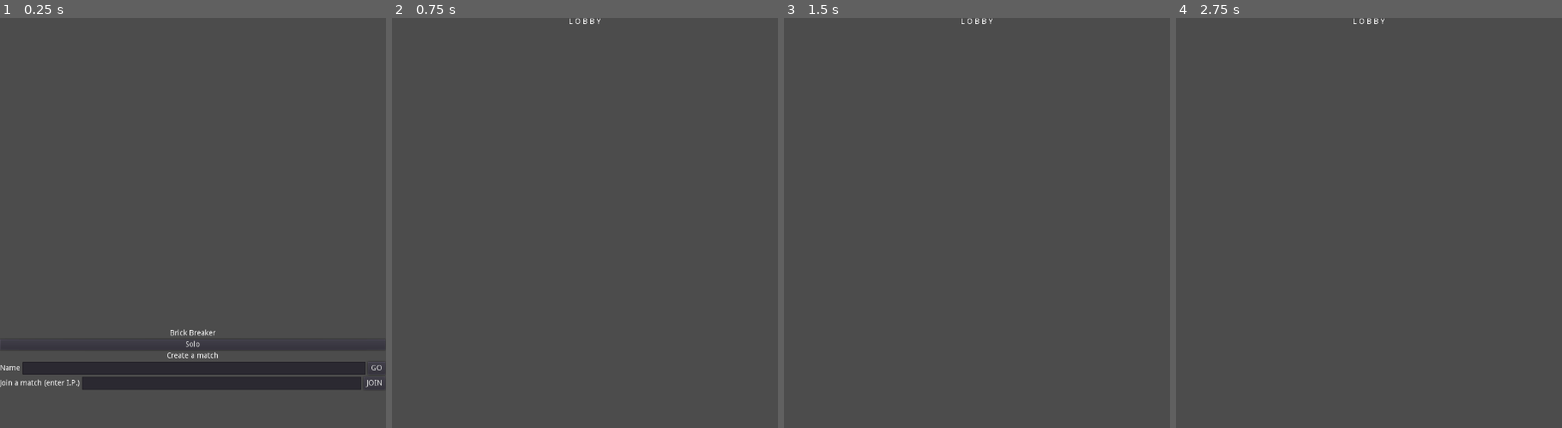
Above: before the commit, frames 1-4 (left to right).
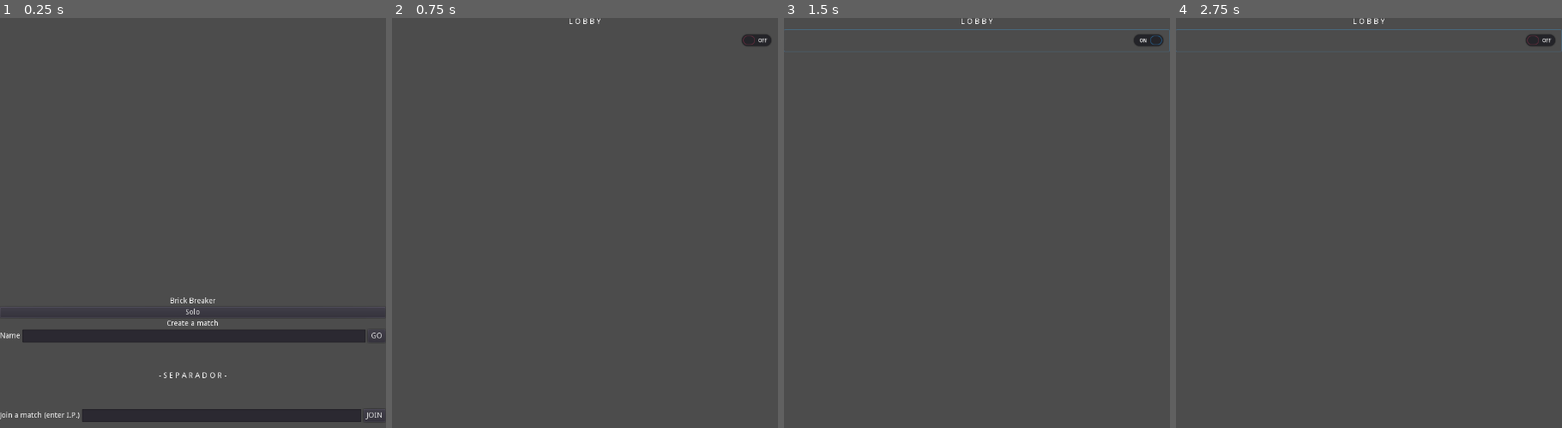
Above: after the commit, the same moments.

Repository: algch/bricks
Game: Godot game, scene res://menus/mainMenu.tscn
The game is run twice, just before and just after one commit, with the same random seed, the same clock (stepped at 60 frames per second) and the same inputs.
Inputs (mouse positions are in pixels of both pictures, inside the frame that each line leads up to):
- Up to frame 1 (0.25 s): no input
- Up to frame 2 (0.75 s): click "JOIN" at 0.5 s
- Up to frame 3 (1.5 s): click (977, 42) at 1.27 s
- Up to frame 4 (2.75 s): click (1369, 42) at 2.02 s

The runs differ from the first frame. In frame 1, 10% of the frame differs, in the area x 0-100%, y 68-99%; in frame 2, 0.2%; in frame 3, 0.4%; in frame 4, 0.4%.

Commit message:
turns mechanics

Diff:
--- a/brick/brick.gd
+++ b/brick/brick.gd
@@ -1,5 +1,34 @@
-extends StaticBody2D
+extends KinematicBody2D
 
+const X_SIZE = 80
+const Y_SIZE = 80
+const SPEED = 200
 
-func handleWeaponCollision():
+var move_dir = Vector2(1, 0)
+
+func drawBrick():
+	var brick = Rect2(
+		Vector2(-X_SIZE/2, -Y_SIZE/2),
+		Vector2(X_SIZE, Y_SIZE)
+	)
+	var color = Color(1, 0, 0.8, 0.7)
+	draw_rect(brick, color)
+
+func _draw():
+	drawBrick()
+
+func handleWeaponCollision(collider):
+	collider.rpc('destroy')
 	queue_free()
+
+remote func updateBrickPos(pos):
+	position = pos
+
+func _physics_process(delta):
+	var motion = move_dir * SPEED * delta
+	var collision = move_and_collide(motion)
+	if collision:
+		move_dir *= -1
+	if get_tree().is_network_server():
+		# update using a timer or on every collision maybe?
+		rpc_unreliable('updateBrickPos', position)
--- a/brick/brick.tscn
+++ b/brick/brick.tscn
@@ -1,12 +1,11 @@
-[gd_scene load_steps=4 format=2]
+[gd_scene load_steps=3 format=2]
 
-[ext_resource path="res://brick/sprites/Planta_Puntos0001.png" type="Texture" id=1]
 [ext_resource path="res://brick/brick.gd" type="Script" id=2]
 
 [sub_resource type="RectangleShape2D" id=1]
 extents = Vector2( 40, 40 )
 
-[node name="brick" type="StaticBody2D" groups=[
+[node name="brick" type="KinematicBody2D" groups=[
 "collisionable",
 ]]
 script = ExtResource( 2 )
@@ -17,4 +16,3 @@
 [node name="Sprite" type="Sprite" parent="."]
 position = Vector2( 0.472972, -0.181455 )
 scale = Vector2( 0.5987, 0.597566 )
-texture = ExtResource( 1 )
--- /dev/null
+++ b/brick/brickSpawner.gd
@@ -0,0 +1,30 @@
+extends Position2D
+
+var brick_class = preload('res://brick/brick.tscn')
+var BRICK_X_SIZE
+var BRICK_Y_SIZE
+const BRICK_SPACE = 10
+onready var arena = get_node('/root/arena/')
+
+func _ready():
+	var brick = brick_class.instance()
+	BRICK_X_SIZE = brick.X_SIZE
+	BRICK_Y_SIZE = brick.Y_SIZE
+
+func spawnBricks():
+	var player_brick = brick_class.instance()
+	var opponent_brick = brick_class.instance()
+
+	var player_brick_pos = Vector2(
+		360,
+		position.y + BRICK_Y_SIZE + BRICK_Y_SIZE/2 + BRICK_Y_SIZE * len(arena.player_bricks)
+	)
+	player_brick.set_position(player_brick_pos)
+	arena.add_child(player_brick)
+
+	var opponent_brick_pos = Vector2(
+		360,
+		position.y - (BRICK_Y_SIZE + BRICK_Y_SIZE/2 + BRICK_Y_SIZE * len(arena.opponent_bricks))
+	)
+	opponent_brick.set_position(opponent_brick_pos)
+	arena.add_child(opponent_brick)
--- /dev/null
+++ b/brick/brickSpawner.tscn
@@ -0,0 +1,6 @@
+[gd_scene load_steps=2 format=2]
+
+[ext_resource path="res://brick/brickSpawner.gd" type="Script" id=1]
+
+[node name="brickSpawner" type="Position2D"]
+script = ExtResource( 1 )
--- a/menus/lobby.gd
+++ b/menus/lobby.gd
@@ -1,4 +1,6 @@
 extends Control
+
+var arena_class = preload('res://scenarios/arena.tscn')
 
 const DEFAULT_IP = '127.0.0.1'
 const DEFAULT_PORT = 31400
@@ -6,6 +8,11 @@
 
 var ip_address
 var start_server
+
+var server_id = 1
+var client_id
+
+var ready_players = {}
 
 func init(ip, server):
 	ip_address = ip
@@ -23,6 +30,17 @@
 	var peer = NetworkedMultiplayerENet.new()
 	peer.create_server(DEFAULT_PORT, MAX_PLAYERS)
 	get_tree().set_network_peer(peer)
+	ready_players[1] = false
+
+func _on_player_connected(player_id):
+	ready_players[player_id] = false
+	client_id = player_id
+	print('[' + str(player_id) + '] joined the game')
+	rpc('setReadyPlayers', ready_players)
+
+func _on_player_disconnected(player_id):
+	ready_players.erase(player_id)
+	print('[' + str(player_id) + '] left the game')
 
 func connectToServer():
 	get_tree().connect('connected_to_server', self, '_connected_to_server')
@@ -32,9 +50,35 @@
 	get_tree().set_network_peer(peer)
 
 func _connected_to_server(): # on client when connected to server
-	var local_player_id = get_tree().get_network_unique_id()
-	rpc_id(1, 'requestGameState', local_player_id)
+	client_id = get_tree().get_network_unique_id()
+	print('connected')
 
-func startMatch():
-	# instance players
-	get_tree().change_scene('res://scenarios/arena.tscn')
+func _on_ready_pressed():
+	var player_id = get_tree().get_network_unique_id()
+	var pressed = $VBoxContainer/ready.is_pressed()
+	rpc('setPlayerStatus', player_id, pressed)
+
+remote func setReadyPlayers(players):
+	ready_players = players
+
+remotesync func setPlayerStatus(player_id, ready):
+	print('setting player status')
+	ready_players[player_id] = ready
+	startMatchIfAllReady()
+
+func startMatchIfAllReady():
+	print('ready players ', ready_players)
+	if not ready_players:
+		return
+	for player_id in ready_players:
+		if not ready_players[player_id]:
+			return
+
+	var arena = arena_class.instance()
+	arena.init(server_id, client_id)
+
+	var root = get_node('/root/')
+	var lobby = root.get_node('lobby')
+	root.remove_child(lobby)
+	lobby.queue_free()
+	root.add_child(arena)
--- a/menus/lobby.tscn
+++ b/menus/lobby.tscn
@@ -27,3 +27,9 @@
 margin_top = 18.0
 margin_right = 719.0
 margin_bottom = 18.0
+
+[node name="ready" type="CheckButton" parent="VBoxContainer"]
+margin_top = 22.0
+margin_right = 719.0
+margin_bottom = 62.0
+[connection signal="pressed" from="VBoxContainer/ready" to="." method="_on_ready_pressed"]
--- a/menus/mainMenu.gd
+++ b/menus/mainMenu.gd
@@ -6,13 +6,13 @@
 var ip_address = ''
 
 
-func _on_soloButton_pressed():
+func _on_solo():
 	pass
 
-func _on_serverButton_pressed():
+func _on_createMatch():
 	self.createLobby(true)
 
-func _on_joinButton_pressed():
+func _on_join():
 	self.createLobby(false)
 
 func createLobby(server):
--- a/menus/mainMenu.tscn
+++ b/menus/mainMenu.tscn
@@ -19,29 +19,29 @@
 }
 
 [node name="Label" type="Label" parent="VBoxContainer"]
-margin_top = 580.0
+margin_top = 520.0
 margin_right = 719.0
-margin_bottom = 594.0
+margin_bottom = 534.0
 text = "Brick Breaker"
 align = 1
 
 [node name="soloButton" type="Button" parent="VBoxContainer"]
-margin_top = 598.0
+margin_top = 538.0
 margin_right = 719.0
-margin_bottom = 618.0
+margin_bottom = 558.0
 text = "Solo"
 
 [node name="Label2" type="Label" parent="VBoxContainer"]
-margin_top = 622.0
+margin_top = 562.0
 margin_right = 719.0
-margin_bottom = 636.0
+margin_bottom = 576.0
 text = "Create a match"
 align = 1
 
 [node name="HBoxContainer" type="HBoxContainer" parent="VBoxContainer"]
-margin_top = 640.0
+margin_top = 580.0
 margin_right = 719.0
-margin_bottom = 664.0
+margin_bottom = 604.0
 
 [node name="Label" type="Label" parent="VBoxContainer/HBoxContainer"]
 margin_top = 5.0
@@ -61,10 +61,23 @@
 margin_bottom = 24.0
 text = "GO"
 
+[node name="Label3" type="Label" parent="VBoxContainer"]
+margin_top = 608.0
+margin_right = 719.0
+margin_bottom = 724.0
+text = "
+
+
+- S E P A R A D O R -
+
+
+"
+align = 1
+
 [node name="HBoxContainer2" type="HBoxContainer" parent="VBoxContainer"]
-margin_top = 668.0
+margin_top = 728.0
 margin_right = 719.0
-margin_bottom = 692.0
+margin_bottom = 752.0
 
 [node name="Label" type="Label" parent="VBoxContainer/HBoxContainer2"]
 margin_top = 5.0
@@ -74,16 +87,17 @@
 
 [node name="ipAddress" type="LineEdit" parent="VBoxContainer/HBoxContainer2"]
 margin_left = 153.0
-margin_right = 674.0
+margin_right = 400.0
 margin_bottom = 24.0
 size_flags_horizontal = 3
 
 [node name="joinButton" type="Button" parent="VBoxContainer/HBoxContainer2"]
-margin_left = 678.0
-margin_right = 719.0
+margin_left = 500.0
+margin_right = 700.0
 margin_bottom = 24.0
 text = "JOIN"
-[connection signal="pressed" from="VBoxContainer/soloButton" to="." method="_on_soloButton_pressed"]
-[connection signal="pressed" from="VBoxContainer/HBoxContainer/serverButton" to="." method="_on_serverButton_pressed"]
+[connection signal="pressed" from="VBoxContainer/soloButton" to="." method="_on_solo"]
+[connection signal="pressed" from="VBoxContainer/HBoxContainer/serverButton" to="." method="_on_createMatch"]
 [connection signal="text_changed" from="VBoxContainer/HBoxContainer2/ipAddress" to="." method="_on_ipAddress_text_changed"]
-[connection signal="pressed" from="VBoxContainer/HBoxContainer2/joinButton" to="." method="_on_joinButton_pressed"]
+[connection signal="text_entered" from="VBoxContainer/HBoxContainer2/ipAddress" to="." method="_on_join"]
+[connection signal="pressed" from="VBoxContainer/HBoxContainer2/joinButton" to="." method="_on_join"]
--- /dev/null
+++ b/network/handler.gd
@@ -0,0 +1,22 @@
+extends Node
+
+var my_turn = false
+
+func _ready():
+    if get_tree().is_network_server():
+        decideTurn()
+
+func decideTurn():
+    var server_starts = randi() % 2 == 0
+    if server_starts:
+        my_turn = true
+    else:
+        handleTurnEnded()
+
+func handleTurnEnded():
+    print('turn ended')
+    my_turn = false
+    rpc('startTurn')
+
+remote func startTurn():
+    my_turn = true
--- a/player/player.gd
+++ b/player/player.gd
@@ -19,5 +19,7 @@
 
 
 func _input(event):
+	if not get_parent().is_player_turn:
+		return
 	if event.is_action_released('touch'):
 		self.shootArrow()
--- a/project.godot
+++ b/project.godot
@@ -19,11 +19,16 @@
 run/main_scene="res://menus/mainMenu.tscn"
 config/icon="res://icon.png"
 
+[autoload]
+
+Network="*res://network/handler.gd"
+
 [display]
 
 window/size/width=720
 window/size/height=1280
 window/size/resizable=false
+window/handheld/orientation="portrait"
 window/stretch/mode="viewport"
 window/stretch/aspect="keep"
 
--- /dev/null
+++ b/scenarios/arena.gd
@@ -0,0 +1,59 @@
+extends Node
+
+const player_class = preload('res://player/player.tscn')
+
+var server_id
+var client_id
+
+var player_bricks = []
+var opponent_bricks = []
+
+var is_player_turn
+
+func init(server, client):
+	server_id = server
+	client_id = client
+
+func instantiatePlayer():
+	var id = server_id if get_tree().is_network_server() else client_id
+	var player = player_class.instance()
+	player.set_name(str(id))
+	player.set_network_master(id)
+	player.set_position($playerPos.position)
+	add_child(player)
+
+func instantiateOpponent():
+	var id = client_id if get_tree().is_network_server() else server_id
+	var player = player_class.instance()
+	player.set_name(str(id))
+	player.set_network_master(id)
+	player.set_position($opponentPos.position)
+	player.rotate(PI)
+	add_child(player)
+
+remotesync func endTurn(turn):
+	$turnTimer.stop()
+	if get_tree().get_rpc_sender_id() == get_tree().get_network_unique_id():
+		is_player_turn = turn
+	else:
+		is_player_turn = !turn
+	if is_player_turn:
+		$turnTimer.start()
+
+func _on_turnTimer_timeout():
+	rpc('endTurn', !is_player_turn)
+
+func decideStartingTurn():
+	is_player_turn = randi() % 2 == 0
+	rpc('syncTurn', !is_player_turn)
+
+remote func syncTurn(turn):
+	is_player_turn = turn
+
+func _ready():
+	if get_tree().is_network_server():
+		decideStartingTurn()
+
+	instantiatePlayer()
+	instantiateOpponent()
+	$brickSpawner.spawnBricks()
--- a/scenarios/arena.tscn
+++ b/scenarios/arena.tscn
@@ -1,10 +1,11 @@
 [gd_scene load_steps=4 format=2]
 
-[ext_resource path="res://player/player.tscn" type="PackedScene" id=1]
-[ext_resource path="res://brick/brick.tscn" type="PackedScene" id=2]
+[ext_resource path="res://brick/brickSpawner.tscn" type="PackedScene" id=1]
 [ext_resource path="res://tilemaps/basic_map.tres" type="TileSet" id=3]
+[ext_resource path="res://scenarios/arena.gd" type="Script" id=4]
 
 [node name="arena" type="Node"]
+script = ExtResource( 4 )
 
 [node name="TileMap" type="TileMap" parent="."]
 tile_set = ExtResource( 3 )
@@ -12,11 +13,15 @@
 format = 1
 tile_data = PoolIntArray( 0, 1, 0, 1, 1, 0, 2, 1, 0, 3, 1, 0, 4, 1, 0, 5, 1, 0, 6, 1, 0, 7, 1, 0, 8, 1, 0, 9, 1, 0, 10, …(1215 unchanged characters)…
 
-[node name="player" parent="." instance=ExtResource( 1 )]
-position = Vector2( 356.488, 1184.4 )
+[node name="playerPos" type="Position2D" parent="."]
+position = Vector2( 360, 1180 )
 
-[node name="brick" parent="." instance=ExtResource( 2 )]
-position = Vector2( 140.257, 642.846 )
+[node name="opponentPos" type="Position2D" parent="."]
+position = Vector2( 360, 100 )
 
-[node name="brick2" parent="." instance=ExtResource( 2 )]
-position = Vector2( 539.601, 498.693 )
+[node name="brickSpawner" parent="." instance=ExtResource( 1 )]
+position = Vector2( 360, 640 )
+
+[node name="turnTimer" type="Timer" parent="."]
+wait_time = 10.0
+[connection signal="timeout" from="turnTimer" to="." method="_on_turnTimer_timeout"]
--- a/weapons/arrow.gd
+++ b/weapons/arrow.gd
@@ -9,10 +9,14 @@
 	position = pos
 	rotation = dir.angle() + PI/2
 
+remotesync func destroy():
+	queue_free()
+
 func handleCollision(collision):
 	var collider = collision.get_collider()
 
 	if collider is TileMap and position.y > player.position.y:
+		Network.handleTurnEnded()
 		queue_free()
 
 	if collider.is_in_group('collisionable'):
